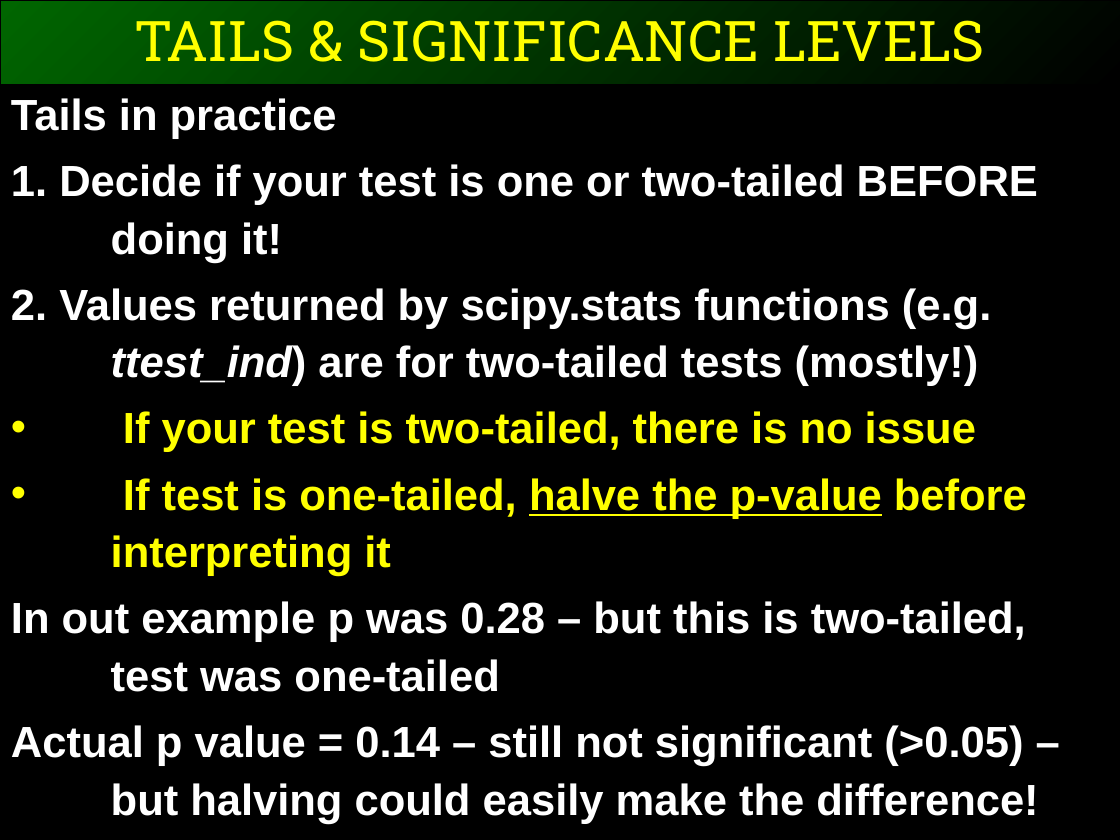
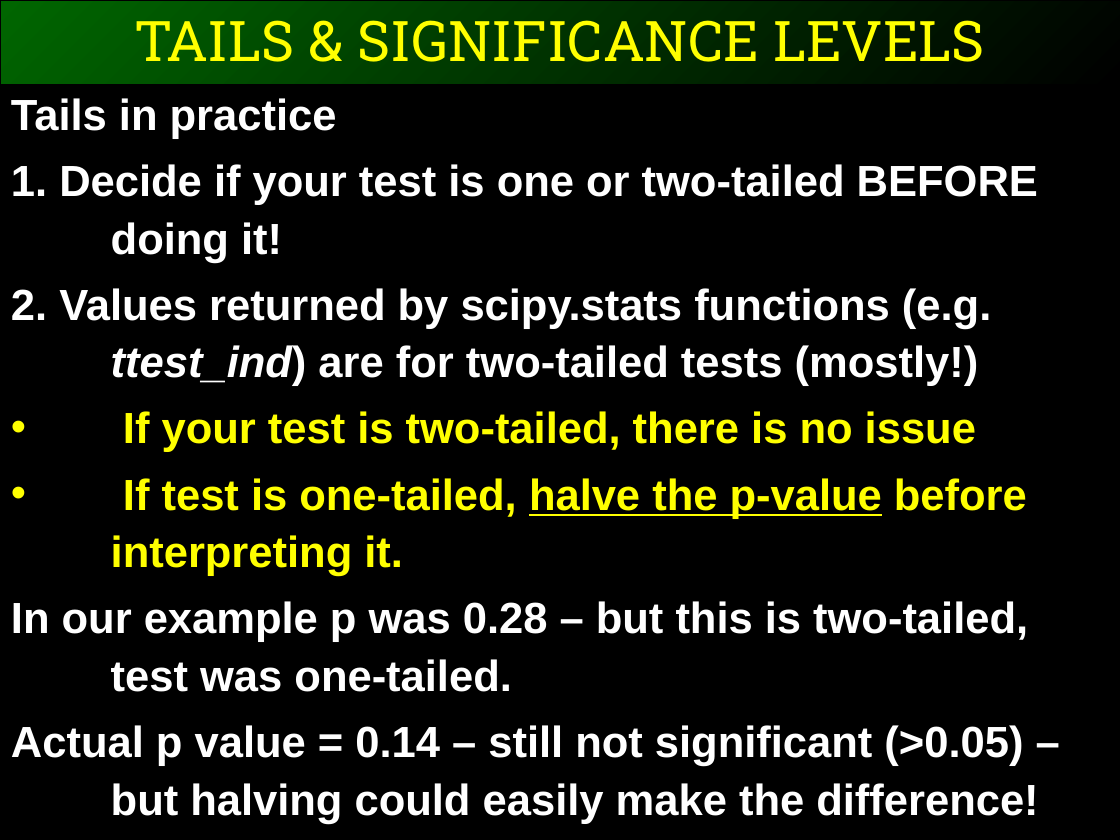
Before and after one commit to ggorman/Introduction-to-stats-for-geoscientists, a slide deck: slide 8 of slides/CSFG7.pptx. Drawn at 1120x840 pixels with LibreOffice and Linux fonts; fonts in the diff are those of the drawing. Boxes give left, top, right and bottom in pixels: in the first picture for what was removed or moved away, otherwise in the second. Text is boxed around its words. In the diff, an @@ line names an element or a change of style, - is before the commit and + after.

```diff
--- a/slides/CSFG7.pptx
+++ b/slides/CSFG7.pptx
@@ text at bbox=[11, 478, 1028, 692]: text changed @@
-• If test is one-tailed, halve the p-value before interpreting it
-In out example p was 0.28 – but this is two-tailed, test was one-tailed
+• If test is one-tailed, halve the p-value before interpreting it.
+In our example p was 0.28 – but this is two-tailed, test was one-tailed.
```
Also in this commit, not shown: 9 other slides changed, 1 other file.
